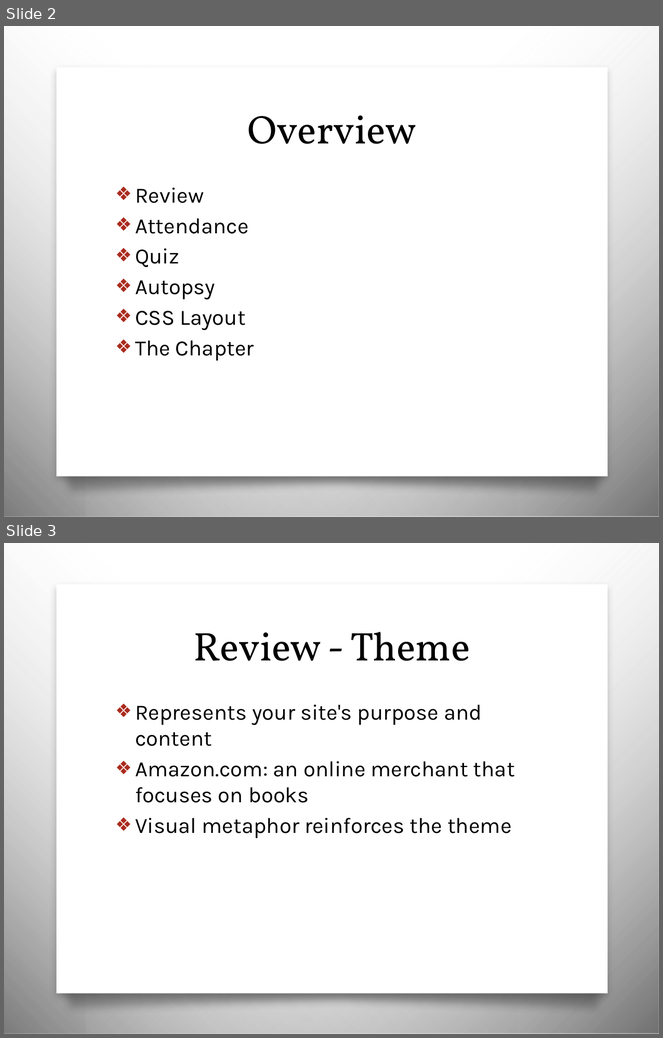
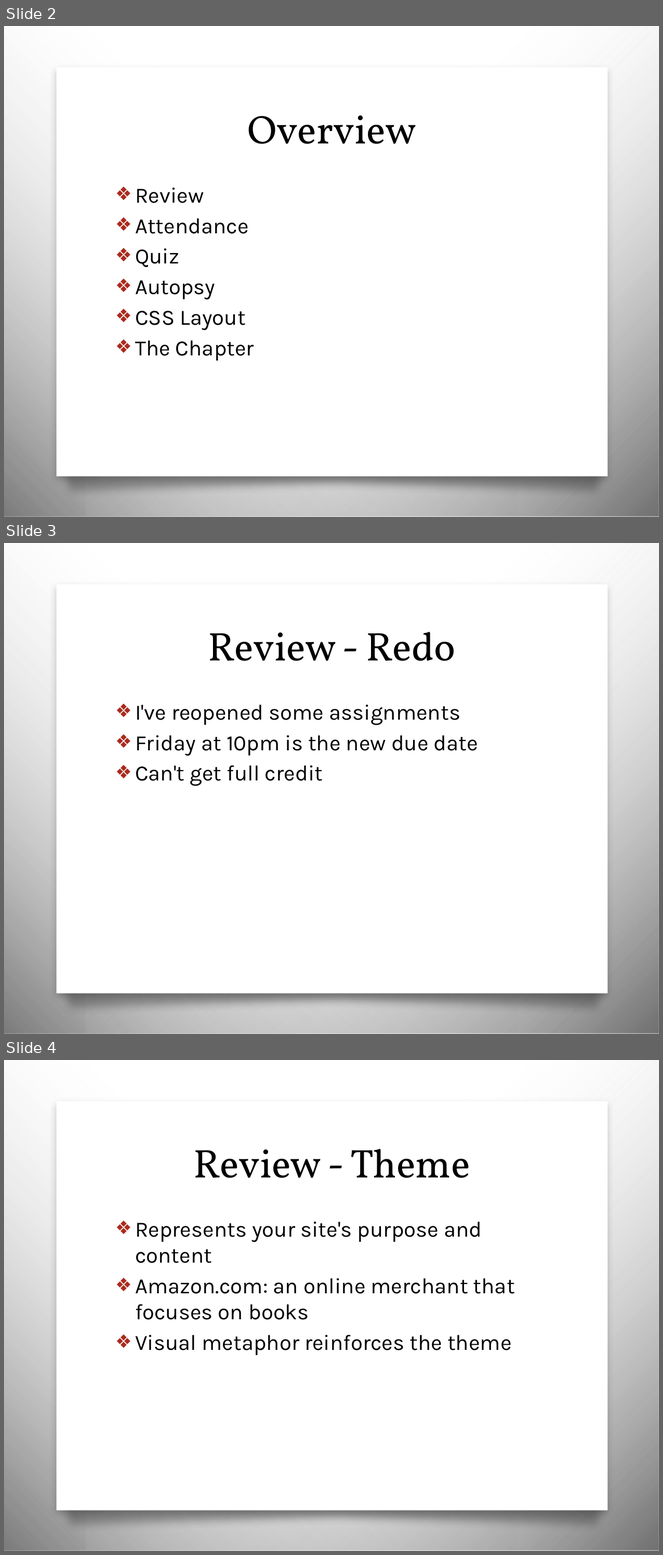
Before and after one commit to awayken/USF-ART329, a slide deck: slides/classfive/slides.pptx. Shown one above the other, each under a label of ours: slides 2 and 3 before the commit, slides 2, 3 and 4 after it. The pictures are 663x1038 and 663x1555 pixels, drawn with LibreOffice and Linux fonts; fonts in the diff are those of the drawing; background and template pictures are left out. Boxes give left, top, right and bottom in pixels: in the first picture for what was removed or moved away, otherwise in the second. Text is boxed around its words. In the diff, an @@ line names an element or a change of style, - is before the commit and + after.

```diff
--- a/slides/classfive/slides.pptx
+++ b/slides/classfive/slides.pptx
@@ slide 3 added at (4, 543, 659, 1034), background picture (left out); not listed: 4 template elements that a slide beside it also shows @@
@@ title added at (208, 632, 455, 661), 44 pt, text #000000 @@
+Review - Redo
@@ text added at (135, 705, 478, 786), 24 pt, text #000000 @@
+❖ I've reopened some assignments
+❖ Friday at 10pm is the new due date
+❖ Can't get full credit
@@ what was slide 3 is now slide 4 @@
```
Also in this commit, not shown: 4 slides changed, 1 other slide added, 1 other file.
